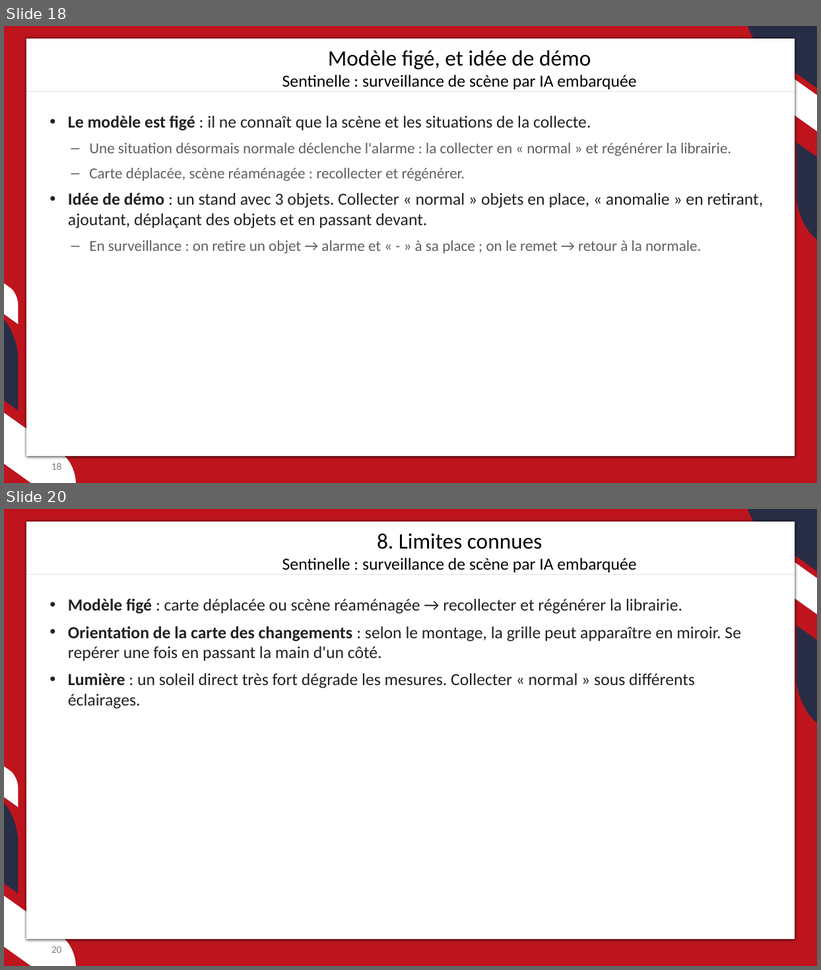
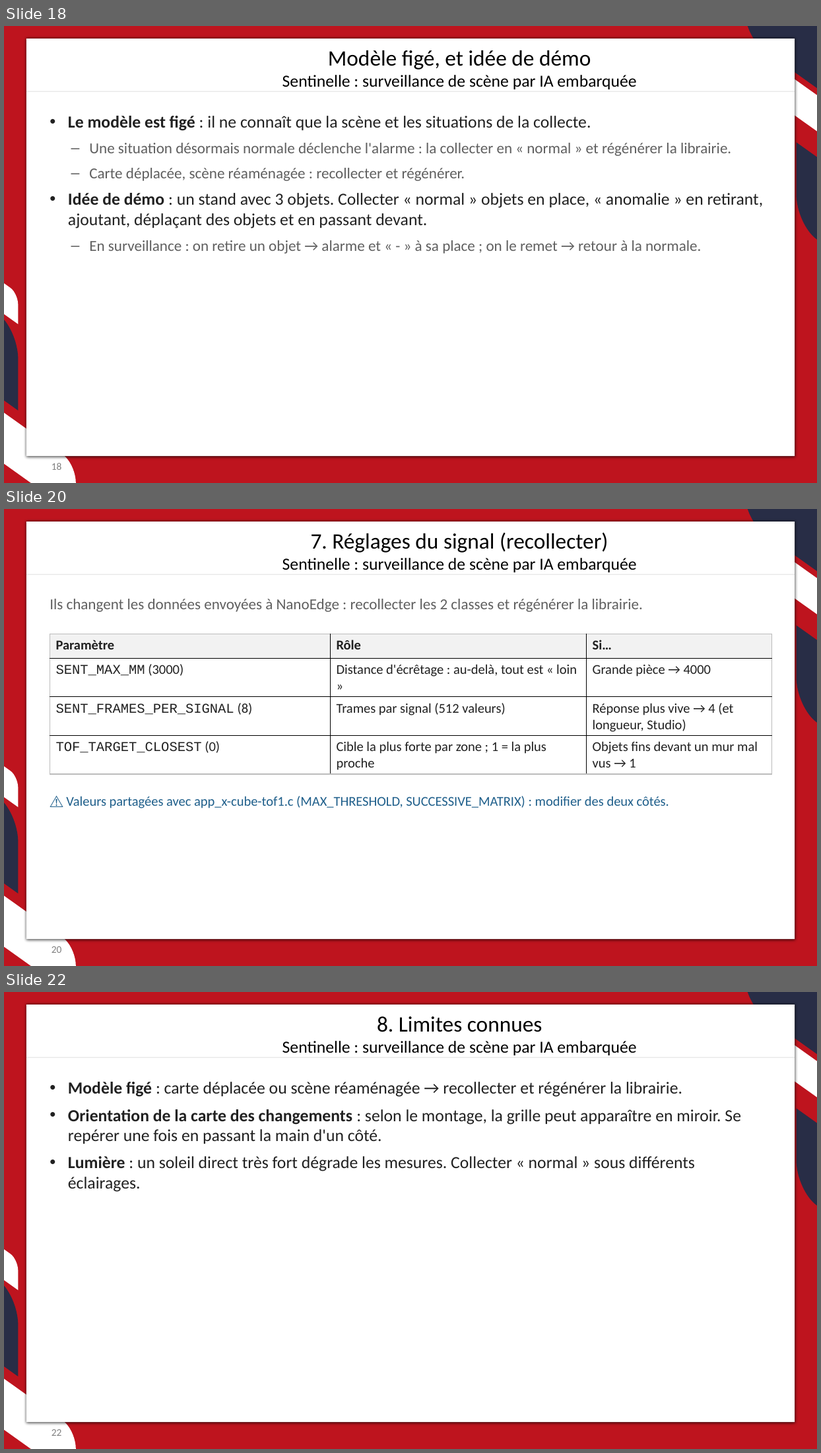
Before and after one commit to JC-Toussaint/ST_Phelma_Hackathon, a slide deck: sentinelle/sentinelle.pptx. Shown one above the other, each under a label of ours: slides 18 and 20 before the commit, slides 18, 20 and 22 after it; the slides between them are not shown. The pictures are 821x970 and 821x1453 pixels, drawn with LibreOffice and Linux fonts; fonts in the diff are those of the drawing; background and template pictures are left out. Boxes give left, top, right and bottom in pixels: in the first picture for what was removed or moved away, otherwise in the second. Text is boxed around its words. In the diff, an @@ line names an element or a change of style, - is before the commit and + after.

```diff
--- a/sentinelle/sentinelle.pptx
+++ b/sentinelle/sentinelle.pptx
@@ slide 20 added at bbox=[4, 509, 817, 966], background #FFFFFF; not listed: 8 template elements that a slide beside it also shows @@
@@ text added at bbox=[283, 532, 636, 572], 20 pt, text #000000 @@
+7. Réglages du signal (recollecter)
+Sentinelle : surveillance de scène par IA embarquée
@@ line added from (26, 574) to (795, 574), #BFBFBF 0.5 pt @@
@@ text added at bbox=[50, 599, 643, 612], 18 pt, text #606060 @@
+Ils changent les données envoyées à NanoEdge : recollecter les 2 classes et régénérer la librairie.
@@ table added at bbox=[50, 634, 772, 773], 4 rows, 3 columns @@
+Paramètre | Rôle | Si…
+SENT_MAX_MM (3000) | Distance d'écrêtage : au-delà, tout est « loin » | Grande pièce → 4000
+SENT_FRAMES_PER_SIGNAL (8) | Trames par signal (512 valeurs) | Réponse plus vive → 4 (et longueur, Studio)
+TOF_TARGET_CLOSEST (0) | Cible la plus forte par zone ; 1 = la plus proche | Objets fins devant un mur mal vus → 1
@@ text added at bbox=[66, 796, 669, 809], 16 pt, text #1F5F8B @@
+⚠ Valeurs partagées avec app_x-cube-tof1.c (MAX_THRESHOLD, SUCCESSIVE_MATRIX) : modifier des deux côtés.
@@ page number added at bbox=[52, 947, 62, 953], 12 pt, text #808080 @@
+20
@@ what was slide 20 is now slide 22 @@
@@ page number at bbox=[52, 1430, 62, 1436]: text changed @@
-20
+22
```
Also in this commit, not shown: 1 slide changed, 1 other slide added, 3 other files.
